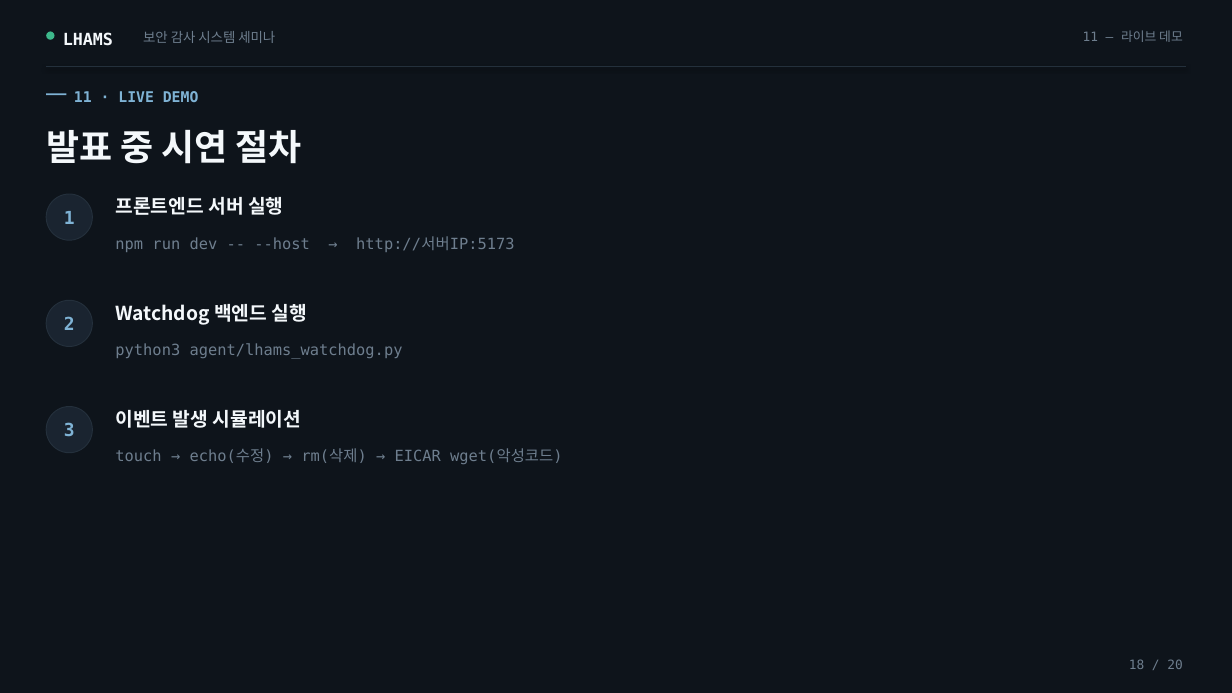
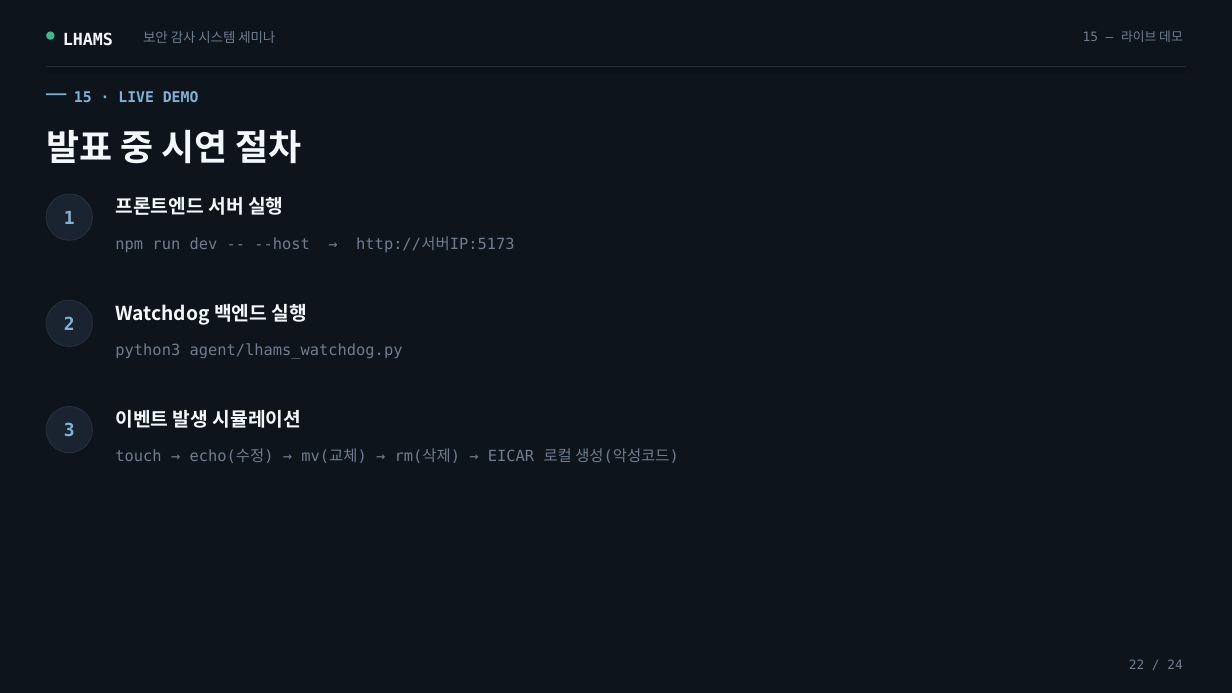
Before and after one commit to damhee-kim/lhams_project, a slide deck: slide 22 of docs/LHAMS_크리니티_통합세미나.pptx (slide 18 before the commit). Drawn at 1232x693 pixels with LibreOffice and Linux fonts; fonts in the diff are those of the drawing. Boxes give left, top, right and bottom in pixels: in the first picture for what was removed or moved away, otherwise in the second. Text is boxed around its words. In the diff, an @@ line names an element or a change of style, - is before the commit and + after.

```diff
--- a/docs/LHAMS_크리니티_통합세미나.pptx
+++ b/docs/LHAMS_크리니티_통합세미나.pptx
@@ text at [1083,30,1183,42]: text changed @@
-11 — 라이브 데모
+15 — 라이브 데모
@@ text at [74,91,199,102]: text changed @@
-11 · LIVE DEMO
+15 · LIVE DEMO
@@ text at [115,448,679,463]: text changed @@
-touch → echo(수정) → rm(삭제) → EICAR wget(악성코드)
+touch → echo(수정) → mv(교체) → rm(삭제) → EICAR 로컬 생성(악성코드)
@@ text at [1129,659,1182,669]: text changed @@
-18 / 20
+22 / 24
```
Also in this commit, not shown: 18 other slides changed, 4 slides added, 18 other files.
